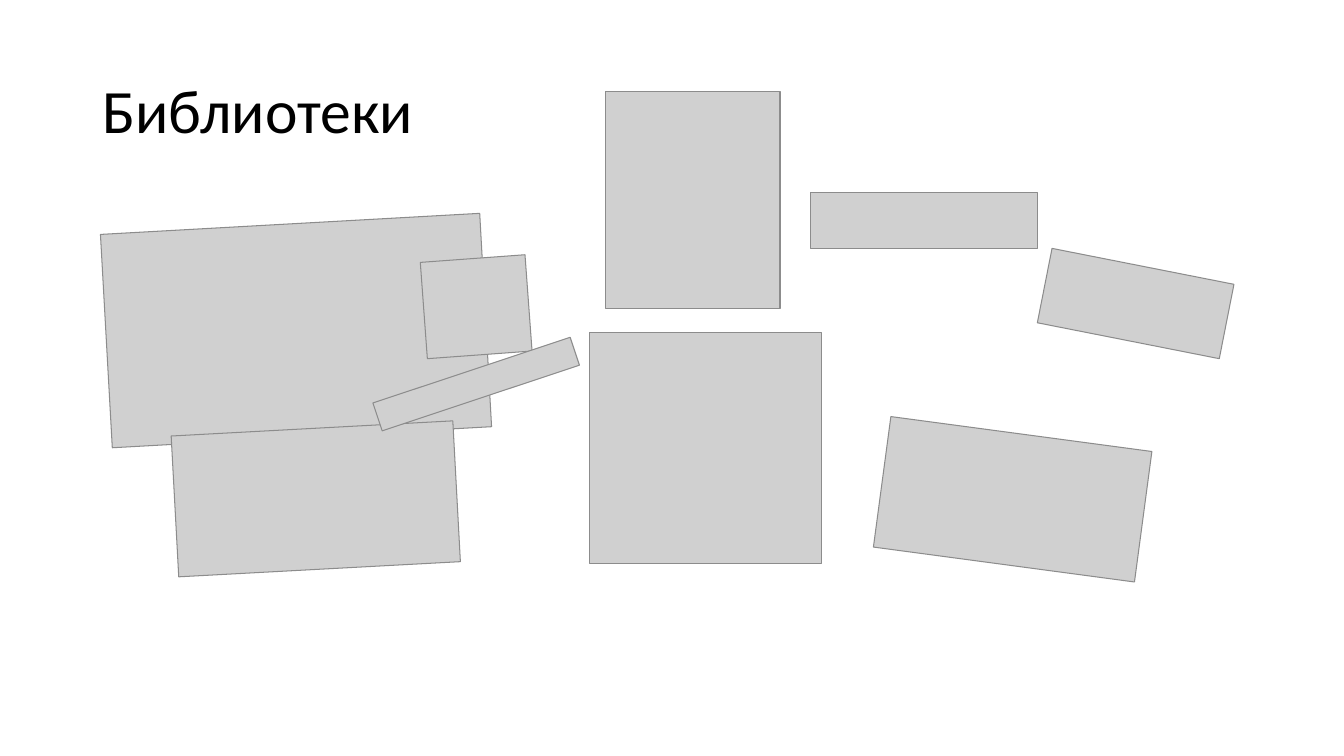
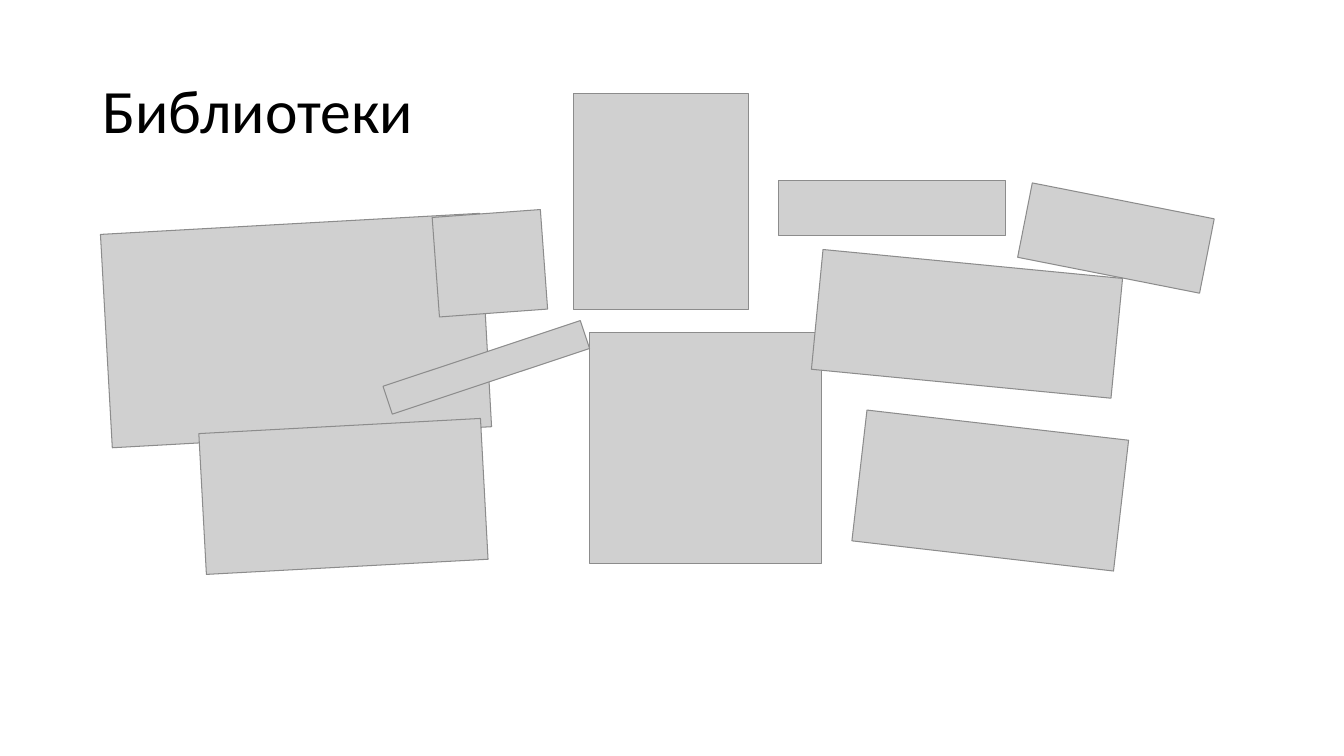
Before and after one commit to Warlock2006/PicToText_bot, a slide deck: slide 4 of aiogram.pptx. Drawn at 1344x756 pixels with LibreOffice and Linux fonts; fonts in the diff are those of the drawing; grey boxes stand for pictures. Boxes give left, top, right and bottom in pixels: in the first picture for what was removed or moved away, otherwise in the second. Text is boxed around its words. In the diff, an @@ line names an element or a change of style, - is before the commit and + after.

```diff
--- a/aiogram.pptx
+++ b/aiogram.pptx
@@ picture: place and size @@
-picture at box(605, 92, 780, 309)
+picture at box(574, 94, 749, 311)
@@ picture: place and size @@
-picture at box(811, 193, 1037, 248)
+picture at box(779, 180, 1006, 236)
@@ picture: place and size @@
-picture at box(1038, 249, 1235, 359)
+picture at box(1018, 183, 1214, 294)
@@ picture: place and size @@
-picture at box(420, 254, 532, 359)
+picture at box(432, 210, 548, 317)
@@ picture added at box(812, 250, 1123, 398) @@
@@ picture: place and size @@
-picture at box(373, 337, 579, 430)
+picture at box(383, 321, 589, 414)
@@ picture: place and size @@
-picture at box(171, 421, 460, 577)
+picture at box(199, 419, 489, 575)
@@ picture at box(852, 410, 1129, 571): rotation 7 to 6 degrees @@
```
Also in this commit, not shown: 2 other slides changed, 1 slide added, 1 other file.
